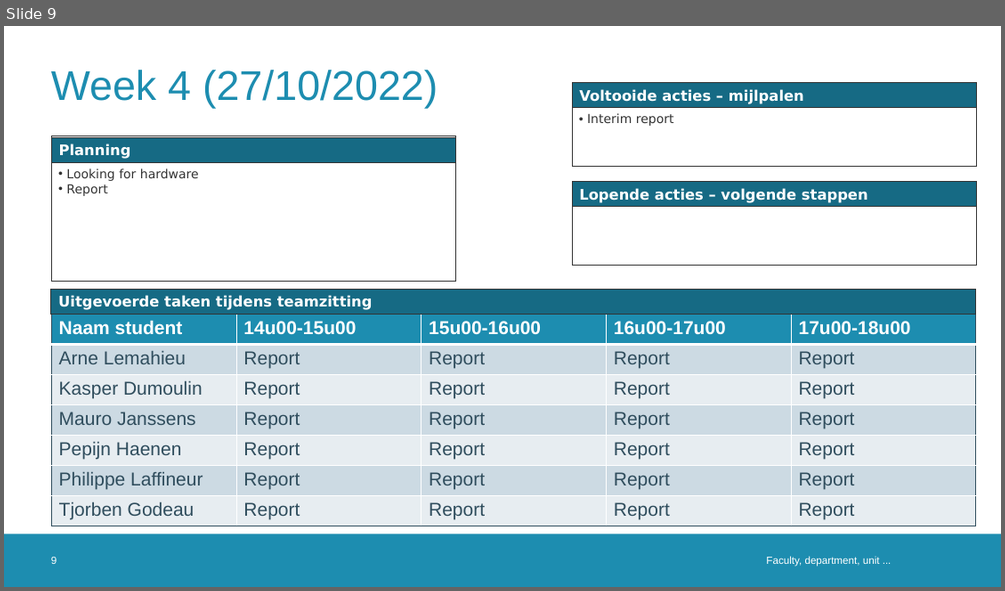
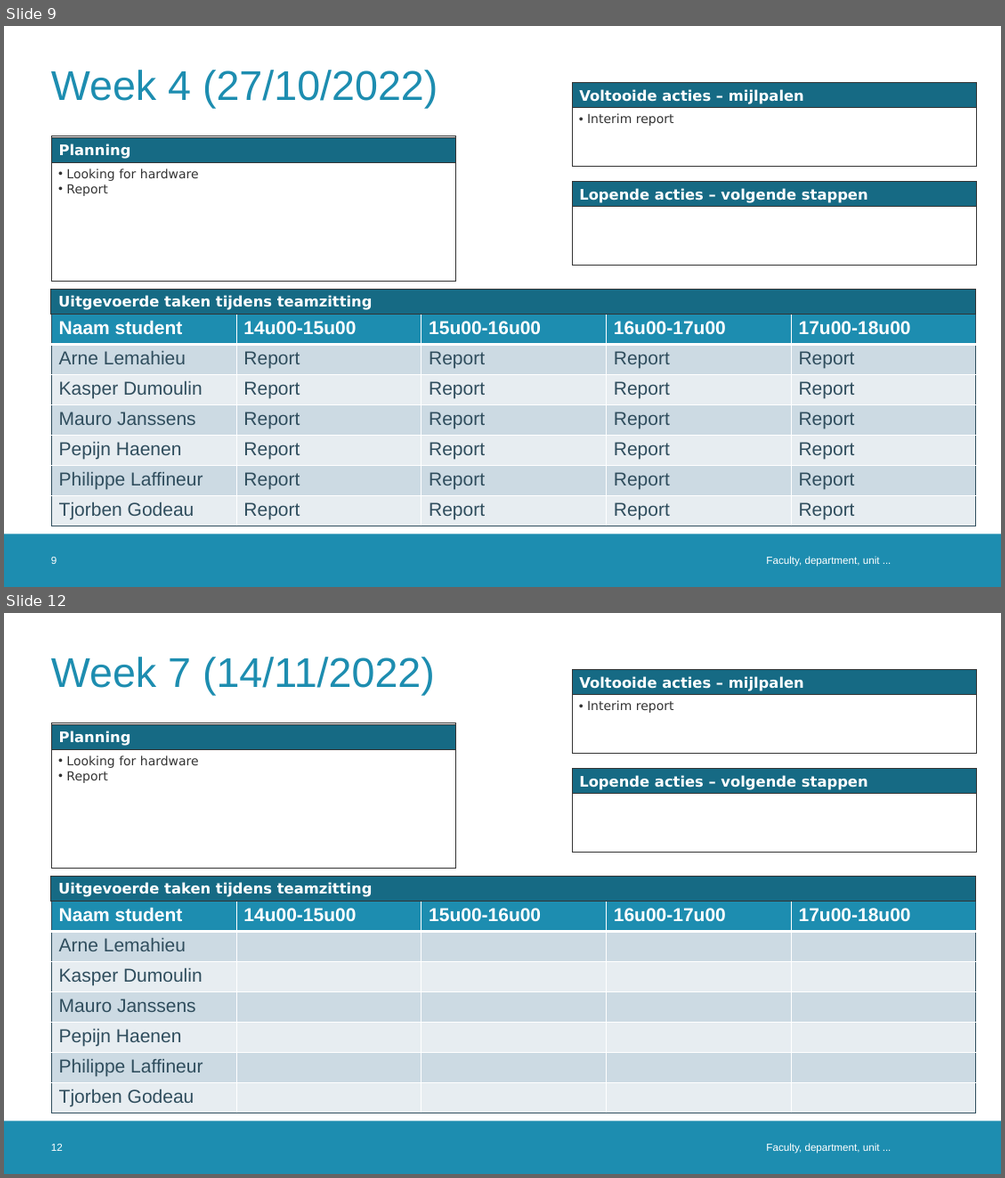
Before and after one commit to DoctorLego2003/Meeting-Owl, a slide deck: logboek_ESAT9A1.pptx. Shown one above the other, each under a label of ours: slide 9 before the commit, slides 9 and 12 after it; the slides between them are not shown. The pictures are 1005x591 and 1005x1178 pixels, drawn with LibreOffice and Linux fonts; fonts in the diff are those of the drawing; background and template pictures are left out. Boxes give left, top, right and bottom in pixels: in the first picture for what was removed or moved away, otherwise in the second. Text is boxed around its words. In the diff, an @@ line names an element or a change of style, - is before the commit and + after.

```diff
--- a/logboek_ESAT9A1.pptx
+++ b/logboek_ESAT9A1.pptx
@@ slide 12 added at box(4, 613, 1001, 1174), background #FFFFFF; not listed: 1 template element that a slide beside it also shows @@
@@ title added at box(51, 657, 435, 696), 40 pt, text #1D8DB0 @@
+Week 7 (14/11/2022)
@@ rectangle added at box(573, 670, 976, 753), outline #333333 0.75 pt @@
@@ rectangle added at box(573, 670, 976, 695), fill #166A84, outline #333333 0.75 pt, 14 pt, text #FFFFFF, bold @@
+Voltooide acties – mijlpalen
@@ text added at box(587, 700, 674, 713), 12 pt, text #333333 @@
+• Interim report
@@ rectangle added at box(52, 723, 455, 868), outline #333333 0.75 pt @@
@@ rectangle added at box(52, 724, 455, 749), fill #166A84, outline #333333 0.75 pt, 14 pt, text #FFFFFF, bold @@
+Planning
@@ text added at box(66, 755, 199, 783), 12 pt, text #333333 @@
+• Looking for hardware
+• Report
@@ rectangle added at box(573, 769, 976, 852), outline #333333 0.75 pt @@
@@ rectangle added at box(573, 769, 976, 793), fill #166A84, outline #333333 0.75 pt, 14 pt, text #FFFFFF, bold @@
+Lopende acties – volgende stappen
@@ rectangle added at box(51, 876, 976, 900), fill #166A84, outline #333333 0.75 pt, 14 pt, text #FFFFFF, bold @@
+Uitgevoerde taken tijdens teamzitting
@@ table added at box(52, 900, 975, 1113), 7 rows, 5 columns @@
+Naam student | 14u00-15u00 | 15u00-16u00 | 16u00-17u00 | 17u00-18u00
+Arne Lemahieu |  |  |  | 
+Kasper Dumoulin |  |  |  | 
+Mauro Janssens |  |  |  | 
+Pepijn Haenen |  |  |  | 
+Philippe Laffineur |  |  |  | 
+Tjorben Godeau |  |  |  | 
@@ page number added at box(51, 1143, 63, 1151), 10 pt, text #FFFFFF @@
+12
@@ text added at box(766, 1143, 880, 1153), 10 pt, text #FFFFFF @@
+Faculty, department, unit ...
```
Also in this commit, not shown: 2 other slides added.
